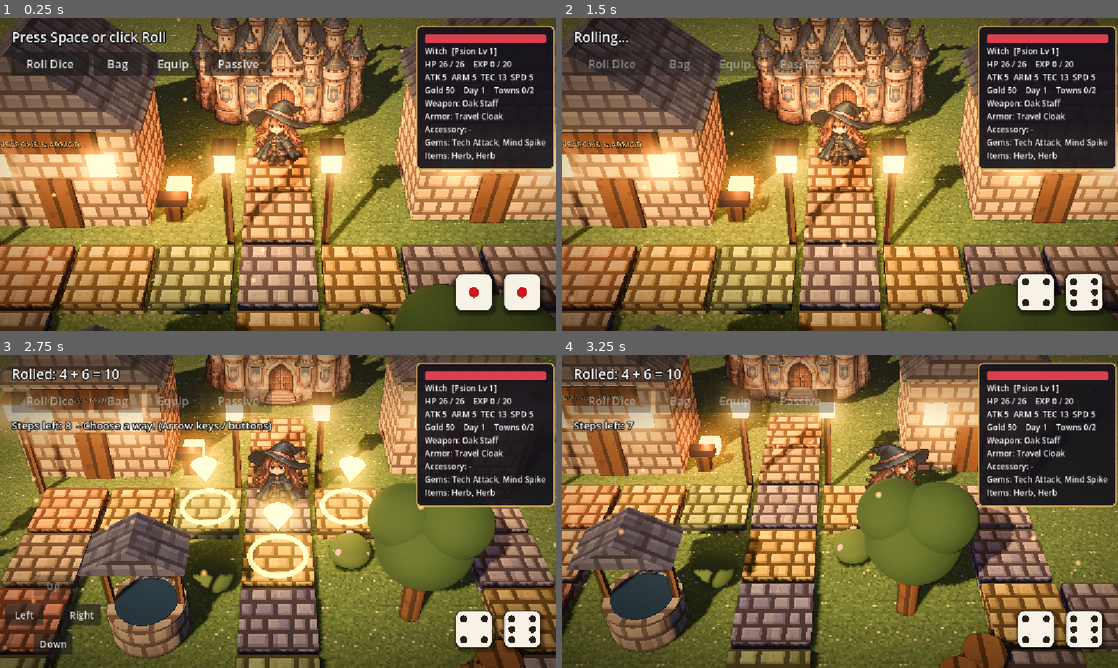
Above: before the commit, frames 1-4 (two rows, left to right).
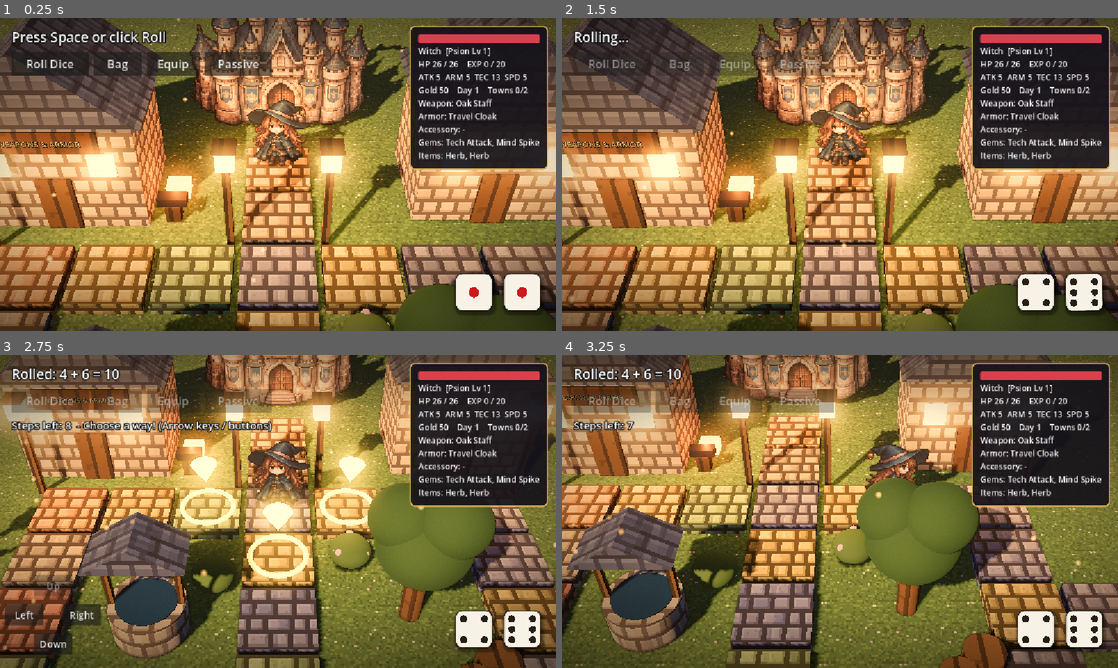
Above: after the commit, the same moments.

Repository: insomniainiu-dot/Project-Games
Game: Godot game, scene res://main.tscn
The game is run twice, just before and just after one commit, with the same random seed, the same clock (stepped at 60 frames per second) and the same inputs.
Inputs (mouse positions are in pixels of both pictures, inside the frame that each line leads up to):
- Up to frame 1 (0.25 s): no input
- Up to frame 2 (1.5 s): click "Roll Dice" at 0.5 s; tap Enter (ui_accept) at 1.25 s; move the mouse to (962, 158) at 1.27 s; hold Right (ui_right) from 1.28 s (still down)
- Up to frame 3 (2.75 s): tap Enter (ui_accept) at 1.52, 2.27 s; move the mouse to (166, 527) at 2.02 s; release Right (ui_right) at 2.03 s; hold Down (ui_down) from 2.03 s (still down)
- Up to frame 4 (3.25 s): move the mouse to (895, 442) at 2.77 s; release Down (ui_down) at 2.78 s; hold Right (ui_right) from 2.78 s (still down)

The runs differ from the first frame. In frame 1, 3.6% of the frame differs, in the area x 73-100%, y 2-49%; in frame 2, 3.6%; in frame 3, 3.6%; in frame 4, 3.6%.

Commit message:
Fix UI overflow at 1152x648 and add UI smoke test
- Equip window fit on screen: gem slots in one row, stats 3 pairs per row, shorter slot buttons, affixes on one line
- HUD panel grows to the left so long gear/gem names stay on screen
- Battle cards wrap status/stat text; skill costs combined into one bracket
- tools/ui_smoke.gd: opens HUD / Equip / Battle with every gear tier, saves screenshots and reports overflowing controls

Diff:
--- a/combat/cc_battle_ui.gd
+++ b/combat/cc_battle_ui.gd
@@ -160,11 +160,12 @@
 		var dmg_text := "dmg %d-%d" % [lo, hi * (2 if d.perfect.has("double") else 1)]
 		if d.kind == "drone":
 			dmg_text = "drone %d/turn x%d" % [CCBattle.drone_damage(hero), CCBattle.drone_turns(hero, false)]
-		var extras := ""
+		var costs := PackedStringArray()
 		if cost > 0:
-			extras += "  [costs %d Focus]" % cost
+			costs.append("%d Focus" % cost)
 		if d.get("hp_cost", 0.0) > 0.0:
-			extras += "  [costs %d HP]" % ceili(hero.max_hp * d.hp_cost)
+			costs.append("%d HP" % ceili(hero.max_hp * d.hp_cost))
+		var extras := "  [costs %s]" % " + ".join(costs) if not costs.is_empty() else ""
 		if d.get("drain", 0.0) > 0.0:
 			extras += "  [heals %d%% of damage]" % roundi(d.drain * 100)
 		var text := "%s%-13s %s  %d%%   %s%s   Perfect: %s" % ["★ " if hero.get("granted", []).has(skill) else "", d.name, "◯".repeat(n),
@@ -480,8 +481,10 @@
 	hp.add_theme_stylebox_override("fill", fill)
 	box.add_child(hp)
 	var info := _label(15, Color.WHITE)
+	info.autowrap_mode = TextServer.AUTOWRAP_WORD_SMART # สถานะยาว ๆ ตัดบรรทัดแทนดันการ์ดล้นจอ
 	box.add_child(info)
 	var stats := _label(13, MUTED)
+	stats.autowrap_mode = TextServer.AUTOWRAP_WORD_SMART
 	box.add_child(stats)
 	return {"root": root, "pic": pic, "title": title, "hp": hp, "info": info, "stats": stats}
 
--- a/equip_window.gd
+++ b/equip_window.gd
@@ -173,7 +173,7 @@
 	var data := GameData.item(item)
 	var cur := player.equipped(data.type)
 	var atk := GameData.weapon_attack_text(item)
-	var uq := GameData.item_lines(item)
+	var uq := GameData.item_lines(item).replace("\n", "   ") # affix ต่อกันบรรทัดเดียว (ประหยัดความสูง)
 	_info.text = "%s  [%s]  %s - %s%s\n%s%s" % [
 		GameData.display_name(item), GameData.SLOT_NAMES[data.type], GameData.stat_text(item), data.desc, "  " + atk if atk != "" else "",
 		uq + "\n" if uq != "" else "", "Replaces: %s" % GameData.display_name(cur) if cur != "" else "Slot is empty.",
@@ -190,7 +190,7 @@
 	for k in GameData.STAT_KEYS:
 		vals[k] = player.preview_remove_stat(k, slot)
 	_show_stats(vals)
-	var uq := GameData.item_lines(cur)
+	var uq := GameData.item_lines(cur).replace("\n", "   ")
 	_info.text = "%s - %s\n%sClick to remove it (goes to your gear bag)." % [GameData.display_name(cur), GameData.item(cur).desc, uq + "\n" if uq != "" else ""]
 
 
@@ -220,7 +220,7 @@
 	add_child(panel)
 
 	var root := VBoxContainer.new()
-	root.add_theme_constant_override("separation", 12)
+	root.add_theme_constant_override("separation", 8)
 	panel.add_child(root)
 
 	_title = Label.new()
@@ -242,36 +242,43 @@
 	for slot in PlayerStats.SLOTS:
 		var b := Button.new()
 		b.alignment = HORIZONTAL_ALIGNMENT_LEFT
-		b.custom_minimum_size = Vector2(0, 56)
-		b.add_theme_font_size_override("font_size", 18)
+		b.custom_minimum_size = Vector2(0, 50)
+		b.add_theme_font_size_override("font_size", 17)
 		b.pressed.connect(_unequip.bind(slot), CONNECT_DEFERRED)
 		b.mouse_entered.connect(_preview_remove.bind(slot))
 		b.focus_entered.connect(_preview_remove.bind(slot))
 		left.add_child(b)
 		_slot_buttons[slot] = b
 	left.add_child(_section("Skill Gems  (click to remove)"))
+	var gem_row := HBoxContainer.new() # 2 ช่องในแถวเดียว ประหยัดความสูง (จอ 648)
+	gem_row.add_theme_constant_override("separation", 6)
+	left.add_child(gem_row)
 	for i in CCBalance.GEM_SLOTS:
 		var gb := Button.new()
 		gb.alignment = HORIZONTAL_ALIGNMENT_LEFT
 		gb.custom_minimum_size = Vector2(0, 36)
-		gb.add_theme_font_size_override("font_size", 17)
+		gb.size_flags_horizontal = Control.SIZE_EXPAND_FILL
+		gb.clip_text = true
+		gb.add_theme_font_size_override("font_size", 16)
 		gb.pressed.connect(_remove_gem.bind(i), CONNECT_DEFERRED)
 		gb.mouse_entered.connect(func() -> void:
 			if i < player.gems.size():
 				_preview_gem(player.gems[i]))
-		left.add_child(gb)
+		gem_row.add_child(gb)
 		_gem_buttons.append(gb)
 	left.add_child(_section("Stats"))
 	var grid := GridContainer.new()
-	grid.columns = 2
-	grid.add_theme_constant_override("h_separation", 28)
+	grid.columns = 6 # ชื่อ/ค่า 3 คู่ต่อแถว
+	grid.add_theme_constant_override("h_separation", 14)
 	for k in GameData.STAT_KEYS:
 		var key_label := Label.new()
 		key_label.text = STAT_NAMES[k]
-		key_label.add_theme_font_size_override("font_size", 19)
+		key_label.add_theme_font_size_override("font_size", 17)
+		key_label.add_theme_color_override("font_color", Color(0.75, 0.72, 0.8))
 		grid.add_child(key_label)
 		var val := Label.new()
-		val.add_theme_font_size_override("font_size", 19)
+		val.add_theme_font_size_override("font_size", 17)
+		val.custom_minimum_size = Vector2(62, 0)
 		grid.add_child(val)
 		_stat_labels[k] = val
 	left.add_child(grid)
--- a/hud.gd
+++ b/hud.gd
@@ -15,6 +15,7 @@
 	panel.offset_left = -290
 	panel.offset_right = -16
 	panel.offset_top = 16
+	panel.grow_horizontal = Control.GROW_DIRECTION_BEGIN # ข้อความยาว (ชื่อ Rare/Epic, gem) ขยายไปทางซ้าย ไม่ล้นจอ
 	add_child(panel)
 	var box := VBoxContainer.new()
 	panel.add_child(box)
--- /dev/null
+++ b/tools/ui_smoke.gd
@@ -0,0 +1,118 @@
+extends SceneTree
+## เปิดหน้าจอ Equip / HUD / ต่อสู้ ด้วยอุปกรณ์ทุก tier แล้วถ่าย screenshot (ต้องรันแบบมีหน้าต่าง ไม่ใช่ --headless)
+##   Godot --path . --script res://tools/ui_smoke.gd -- <โฟลเดอร์เก็บรูป>
+## จับ runtime error ของโค้ด UI + ดูว่าข้อความล้น/โดนตัดไหม
+
+var _out := "user://ui_smoke"
+
+
+func _initialize() -> void:
+	var args := OS.get_cmdline_user_args()
+	if args.size() > 0:
+		_out = args[0]
+	DirAccess.make_dir_recursive_absolute(_out)
+	_run()
+
+
+func _shot(name: String) -> void:
+	for i in 4:
+		await process_frame
+	var img := root.get_texture().get_image()
+	img.save_png(_out.path_join(name + ".png"))
+	print("shot: ", name)
+
+
+## พิมพ์ Control ที่ล้นจอ (ขอบเกิน w x h) — ใช้หาตัวที่ดัน layout
+func _report_wide(node: Node, w: float, h: float, depth := 0) -> void:
+	for c in node.get_children():
+		if c is Control:
+			var r: Rect2 = (c as Control).get_global_rect()
+			if r.end.x > w + 1 or r.end.y > h + 1 or r.position.y < -1:
+				print("  overflow %s %s rect=%s min=%s %s" % ["  ".repeat(depth), c.get_class(), r, (c as Control).get_combined_minimum_size(),
+					str(c.text).left(50) if "text" in c else ""])
+		_report_wide(c, w, h, depth + 1)
+
+
+func _player() -> PlayerStats:
+	var p := PlayerStats.new()
+	p.change_job("Vanguard")
+	p.gain_exp(400)
+	var rng := RandomNumberGenerator.new()
+	rng.seed = 3
+	var epic := ItemDB.create("War Axe", "epic", rng)
+	var rare_armor := ItemDB.create("Chain Mail", "rare", rng)
+	var epic_acc := ItemDB.create("Lucky Charm", "epic", rng)
+	for it in [epic, rare_armor, epic_acc]:
+		p.add_gear(it)
+		p.equip(it)
+	for it in ["Siphon Edge", "Singularity Rod", ItemDB.create("Iron Blade", "rare", rng), "Hunter Bow"]:
+		p.add_gear(it)
+	p.add_gem("fireball")
+	p.add_gem("deploy_drone")
+	p.hp = p.max_hp()
+	return p
+
+
+func _run() -> void:
+	await process_frame
+	var p := _player()
+
+	# ---- HUD
+	var hud := Hud.new()
+	root.add_child(hud)
+	hud.refresh(p, 3)
+	await _shot("01_hud")
+	_report_wide(hud, 1152.0, 648.0)
+	hud.queue_free()
+
+	# ---- Equip window: หน้าแรก + hover ทุกชิ้น + gem
+	var ew := EquipWindow.new()
+	root.add_child(ew)
+	ew.player = p
+	ew.visible = true
+	ew._refresh()
+	await _shot("02_equip")
+	_report_wide(ew, 1152.0, 648.0)
+	for i in p.gear.size():
+		ew._preview_equip(p.gear[i])
+	ew._preview_equip(p.gear[0])
+	await _shot("03_equip_hover_unique")
+	ew._preview_remove("weapon")
+	await _shot("04_equip_hover_equipped_epic")
+	ew._preview_gem("fireball")
+	ew._equip_gem("fireball")
+	ew._remove_gem(0)
+	ew._equip_gem("fireball")
+	ew._equip(p.gear[0])
+	await _shot("05_equip_after_swaps")
+	ew.queue_free()
+
+	# ---- ต่อสู้: ถือ Singularity Rod (ท่าติดอาวุธ) → ปุ่ม 4 ท่า
+	p.equip("Singularity Rod")
+	var ui := CCBattleUI.new()
+	root.add_child(ui)
+	ui.portraits = CCBridge.portraits("Bone Lord")
+	ui.state = CCBattle.create_battle(CCBridge.config(p, "Bone Lord", 5))
+	ui._shown_hp = [ui.state.units[0].hp, ui.state.units[1].hp]
+	ui._build()
+	ui._refresh()
+	await _shot("06_battle_act")
+	_report_wide(ui, 1152.0, 648.0)
+	# เดินการต่อสู้ด้วย AI แล้ว render ทุก phase + ข้อความ log ทุก event
+	var n := 0
+	var defend_shot := false
+	while ui.state.result == "" and n < 60:
+		if CCBattle.phase(ui.state) == "defend" and not defend_shot:
+			ui._refresh()
+			await _shot("07_battle_defend")
+			defend_shot = true
+		var r := CCBattle.apply_action(ui.state, CCAi.choose(ui.state))
+		ui.state = r.state
+		ui._refresh()
+		n += 1
+	for e in ui.state.log:
+		ui._append_log(e)
+	ui._refresh()
+	await _shot("08_battle_end")
+	print("UI smoke done: %d actions, result %s" % [n, ui.state.result])
+	quit()
